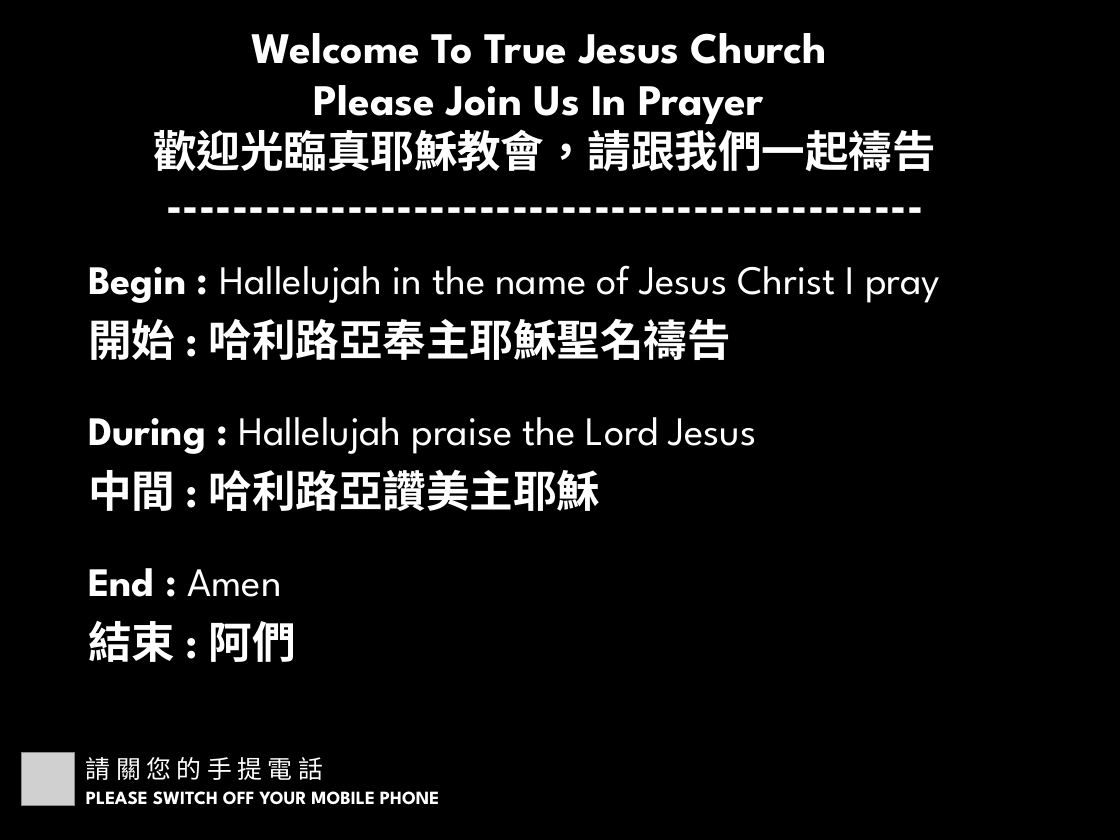
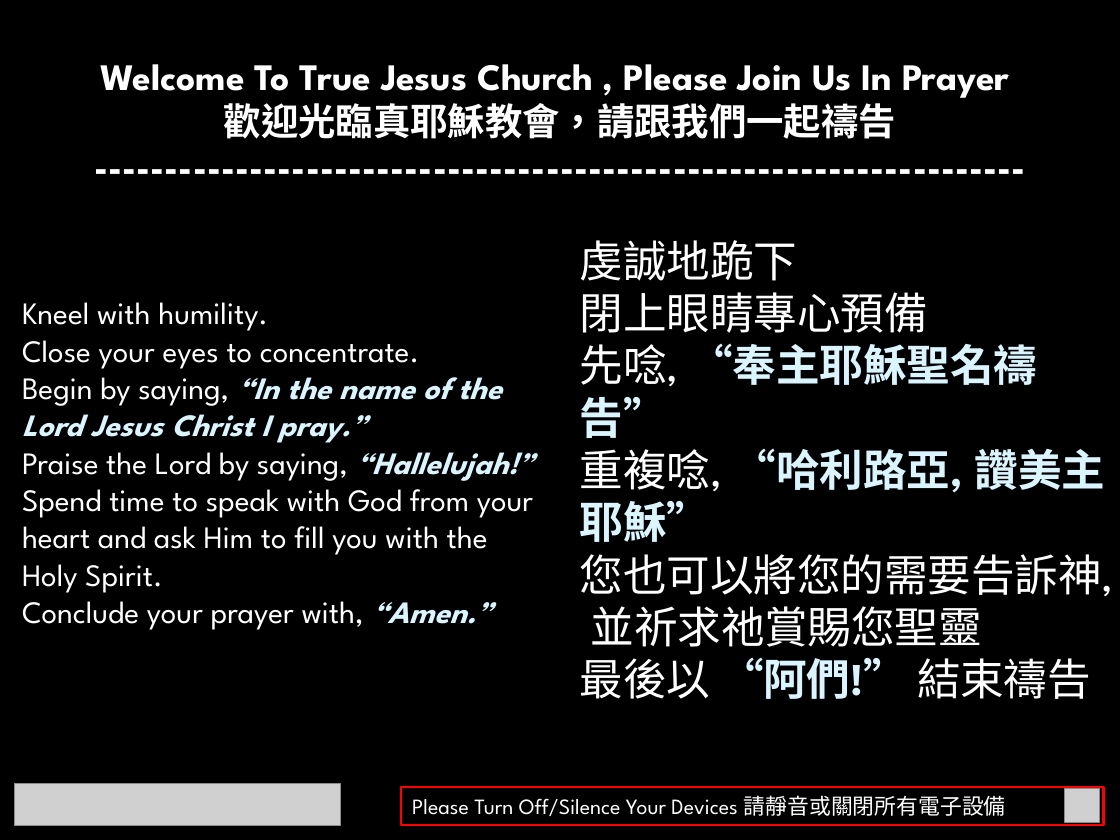
Before and after one commit to calebchanwy/tjc-powerpoint, a slide deck: slide 6 of TJCPowerPoint/Resources/Service4to3.pptx (slide 5 before the commit). Drawn at 1120x840 pixels with LibreOffice and Linux fonts; fonts in the diff are those of the drawing; grey boxes stand for pictures. Boxes give left, top, right and bottom in pixels: in the first picture for what was removed or moved away, otherwise in the second. Text is boxed around its words. In the diff, an @@ line names an element or a change of style, - is before the commit and + after.

```diff
--- a/TJCPowerPoint/Resources/Service4to3.pptx
+++ b/TJCPowerPoint/Resources/Service4to3.pptx
@@ title removed at [0, 34, 252, 217] @@
-How to Pray
@@ text at [100, 64, 1010, 139]: text changed; size 28 to 24 pt @@
-Welcome To True Jesus Church
-Please Join Us In Prayer
-歡迎光臨真耶穌教會，請跟我們一起禱告
-----------------------------------------------
+Welcome To True Jesus Church , Please Join Us In Prayer
+歡迎光臨真耶穌教會，請跟我們一起禱告
+------------------------------------------------------------------
@@ text removed at [88, 265, 940, 662] @@
-Begin : Hallelujah in the name of Jesus Christ I pray
-開始 : 哈利路亞奉主耶穌聖名禱告
-During : Hallelujah praise the Lord Jesus
-中間 : 哈利路亞讚美主耶穌
-End : Amen
-結束 : 阿們
@@ text added at [580, 240, 1114, 699], 28 pt, text #FFFFFF @@
+虔誠地跪下
+閉上眼睛專心預備
+先唸, “奉主耶穌聖名禱告”
+重複唸, “哈利路亞, 讚美主耶穌”
+您也可以將您的需要告訴神, 並祈求祂賞賜您聖靈
+最後以 “阿們!” 結束禱告
@@ text added at [22, 302, 534, 630], 20 pt, text #FFFFFF @@
+Kneel with humility.
+Close your eyes to concentrate.
+Begin by saying, “In the name of the Lord Jesus Christ I pray.”
+Praise the Lord by saying, “Hallelujah!”
+Spend time to speak with God from your heart and ask Him to fill you with the Holy Spirit.
+Conclude your prayer with, “Amen.”
@@ picture removed at [22, 753, 75, 805] @@
@@ text removed at [86, 757, 323, 780] @@
-請 關 您 的 手 提 電 話
@@ picture added at [15, 784, 340, 827] @@
@@ text removed at [86, 791, 439, 805] @@
-PLEASE SWITCH OFF YOUR MOBILE PHONE
@@ rectangle added at [401, 787, 1103, 825], outline #FF0000 1.5 pt, 14 pt, text #FFFFFF @@
+Please Turn Off/Silence Your Devices 請靜音或關閉所有電子設備
@@ picture added at [1065, 788, 1100, 823] @@
```
Also in this commit, not shown: 4 other slides changed, 3 slides added, 36 other files.
